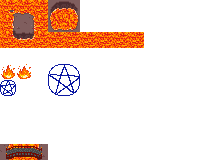
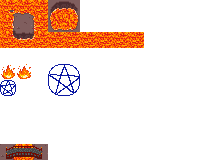
Revision of a layered 224px x 160px image; what changed, layer by layer:
added layer "Calque de dessin 6" (1st of 6) above "bridge" over (0, 144, 48, 160)
moved "bridge" (1st of 12) above "bridge", painted on it over (0, 144, 48, 160)
added layer "Calque de dessin 5" (1st of 6) above "fire" over (0, 144, 48, 160)
added layer "fire" (1st of 12) above "bridge" over (0, 144, 48, 160)
added layer "bridge" (3rd of 12) above "ground (coast)" over (0, 144, 48, 160)
added layer "ground (coast)" (2nd of 24) above "ground (center)" over (0, 144, 48, 160)
added layer "ground (center)" (3rd of 72) above "ground (center)" over (0, 144, 48, 160)
added layer "ground (center)" (4th of 72) above "Lava" over (0, 144, 48, 160)
added layer "Lava" (2nd of 52) above "ground (center)" over (0, 144, 48, 160)
added layer "ground (center)" (5th of 72) above "ground (center)" over (0, 144, 48, 160)
added layer "ground (center)" (6th of 72) above "Lava" over (0, 144, 48, 160)
added layer "Lava" (3rd of 52) above "Lava" over (0, 144, 48, 160)
added layer "fire" (2nd of 12) above "bridge" over (0, 144, 48, 160)
added layer "bridge" (4th of 12) above "ground (coast)" over (0, 144, 48, 160)
added layer "ground (coast)" (4th of 24) above "ground (center)" over (0, 144, 48, 160)
added layer "ground (center)" (9th of 72) above "ground (center)" over (0, 144, 48, 160)
added layer "ground (center)" (10th of 72) above "Lava" over (0, 144, 48, 160)
added layer "Lava" (6th of 52) above "ground (center)" over (0, 144, 48, 160)
added layer "ground (center)" (11th of 72) above "ground (center)" over (0, 144, 48, 160)
added layer "ground (center)" (12th of 72) above "Lava" over (0, 144, 48, 160)
added layer "Lava" (7th of 52) above "Lava" over (0, 144, 48, 160)
added layer "Calque de dessin 5" (2nd of 6) above "fire" over (0, 144, 48, 160)
added layer "fire" (3rd of 12) above "bridge" over (0, 144, 48, 160)
…and 101 more changes (100 added, 1 stack, 1 visibility)
